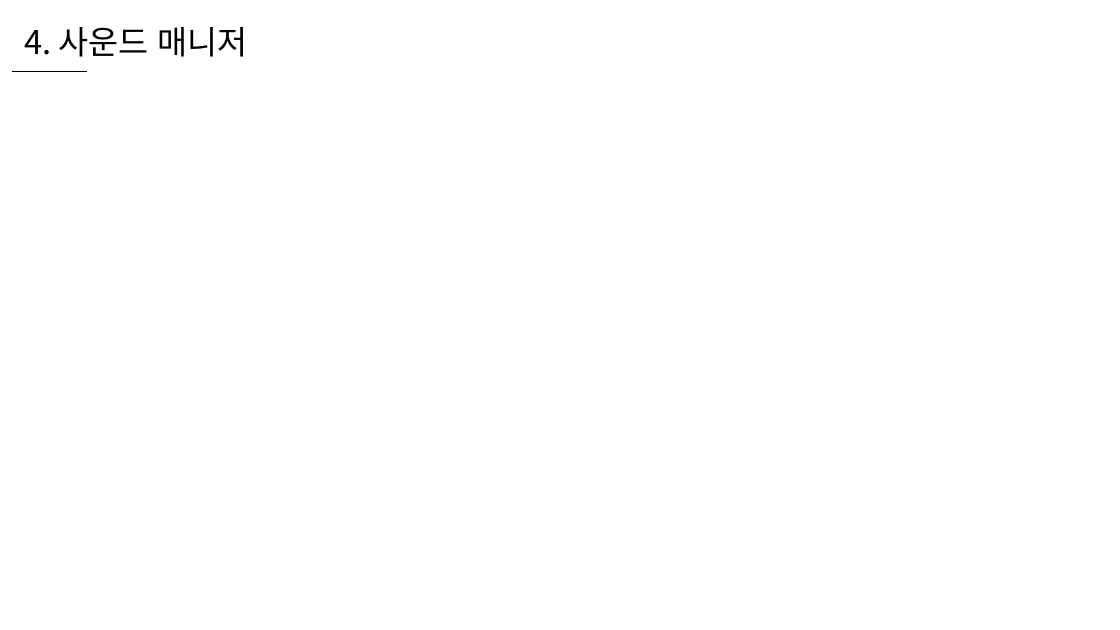
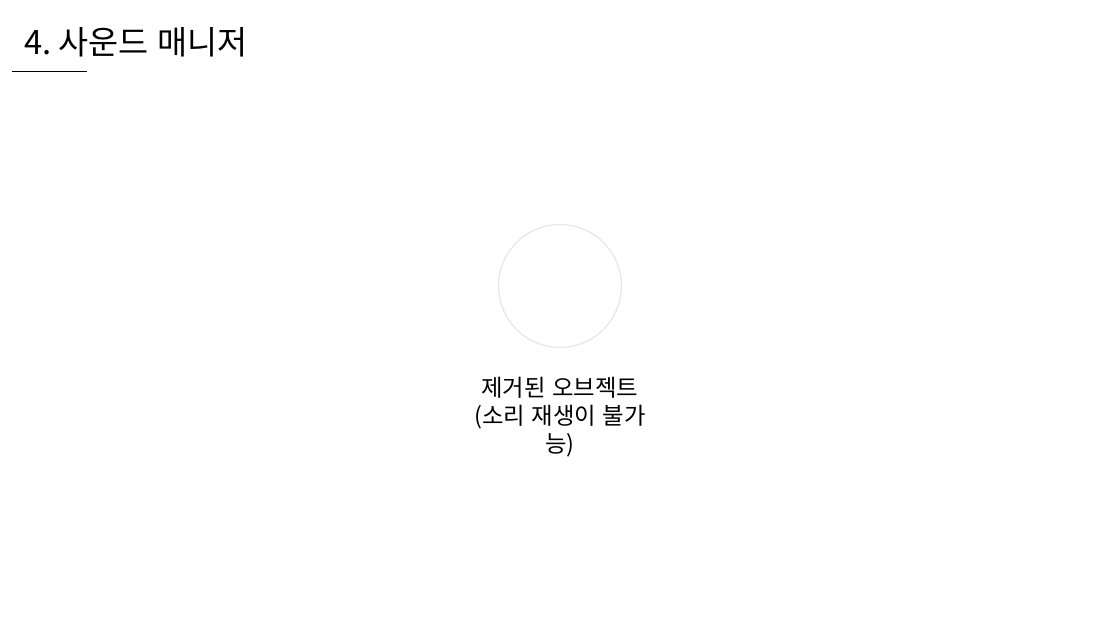
Before and after one commit to WooLyung/2022-Unity-Lecture, a slide deck: slide 24 of 1 - 소리.pptx (slide 25 before the commit). Drawn at 1120x630 pixels with LibreOffice and Linux fonts; fonts in the diff are those of the drawing. Boxes give left, top, right and bottom in pixels: in the first picture for what was removed or moved away, otherwise in the second. Text is boxed around its words. In the diff, an @@ line names an element or a change of style, - is before the commit and + after.

```diff
--- a/1 - 소리.pptx
+++ b/1 - 소리.pptx
@@ ellipse added at (498,224,621,347), fill #FFFFFF, outline #E7E6E6 1 pt @@
@@ text added at (474,376,646,429), 20 pt, text #000000 @@
+제거된 오브젝트
+(소리 재생이 불가능)
```
Also in this commit, not shown: 2 other slides changed, 7 slides added, 8 other files.
